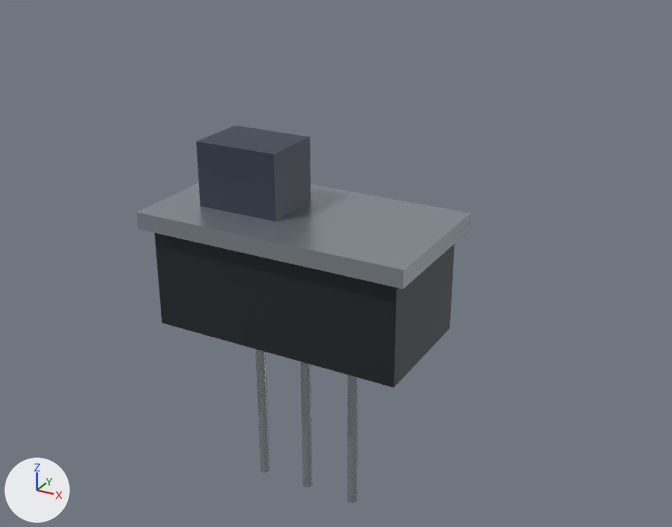
The glTF model assets_db/3d_models/glb/slide-switch-spdt.glb as it was, and as the next commit left it.
The view is the same before and after, from a 50 mm camera at (0.0199, -0.0331, 0.0231) aimed at (0.0011, 0.001, 0.006). Arrows for +X, +Y and +Z are at lower left; the lights stay in place. The older version comes first. Where no turn or scale is listed for an object, it has been applied to the vertices. Vertices at exactly the same position are counted once.

The scene before the commit, as lines of its bpy script (objects in view):
```python
ob_switch_body = bpy.data.objects.new('switch_body', me_mesh_0)
ob_switch_body.location = (0.0, 0.0, 0.0055)
ob_switch_lead_1 = bpy.data.objects.new('switch_lead_1', me_mesh_3)
ob_switch_lead_1.location = (-0.00254, 0.0, -0.0015)
ob_switch_lead_2 = bpy.data.objects.new('switch_lead_2', me_mesh_4)
ob_switch_lead_2.location = (0.0, 0.0, -0.0015)
ob_switch_lead_3 = bpy.data.objects.new('switch_lead_3', me_mesh_5)
ob_switch_lead_3.location = (0.00254, 0.0, -0.0015)
ob_switch_plate = bpy.data.objects.new('switch_plate', me_mesh_1)
ob_switch_plate.location = (0.0, 0.0, 0.0082)
ob_switch_slider = bpy.data.objects.new('switch_slider', me_mesh_2)
ob_switch_slider.location = (-0.0025, 0.0, 0.0101)
```
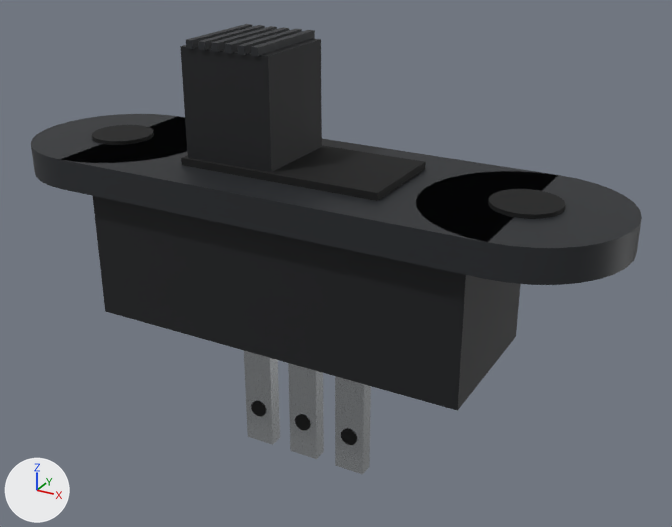
Commit message: fix: refine slide switch model

Changed parts and their boxes [x1, y1, x2, y2] in the pictures (672 x 527 px):
'switch_body', moved, rescaled (42% wider, 38% taller)
    before: [154, 233, 455, 388]
    after: [93, 196, 521, 411]
'switch_top_plate', added (black)
    after: [59, 117, 558, 279]
'switch_slider', recoloured, moved, rescaled
    before: [196, 125, 311, 221]
    after: [180, 39, 322, 172]
'switch_plate', deleted
    before: [136, 183, 471, 289]
'switch_mount_flange_2', added (black)
    after: [417, 171, 642, 285]
'switch_travel_slot', added (black)
    after: [181, 145, 426, 201]
'switch_mount_flange_1', added
    after: [31, 114, 187, 189]
'switch_terminal_3', added
    after: [335, 376, 371, 474]
'switch_terminal_2', added
    after: [288, 363, 324, 459]
'switch_terminal_1', added
    after: [244, 351, 280, 445]
'switch_mount_hole_2', added (black)
    after: [489, 189, 566, 219]
'switch_lead_3', deleted
    before: [347, 375, 358, 503]
'switch_lead_2', deleted
    before: [301, 362, 312, 487]
'switch_lead_1', deleted
    before: [256, 349, 270, 473]
'switch_mount_hole_1', added (black)
    after: [92, 125, 154, 145]
'switch_slider_rib_6', added (black)
    after: [251, 30, 315, 56]
'switch_slider_rib_5', added
    after: [238, 29, 302, 55]
'switch_slider_rib_4', added
    after: [224, 27, 289, 53]
'switch_slider_rib_3', added
    after: [211, 26, 277, 52]
'switch_slider_rib_2', added
    after: [198, 25, 265, 50]
'switch_slider_rib_1', added
    after: [186, 24, 252, 49]
'switch_terminal_hole_3', added
    after: [341, 429, 357, 445]
'switch_terminal_hole_2', added
    after: [295, 415, 310, 431]
'switch_terminal_hole_1', added
    after: [251, 401, 266, 417]

Edits to the bpy script that builds the scene:
```text
Change me_mesh_0:
    remove me_mesh_0.from_pydata(...)  # 8 vertices, 12 faces; spans x -0.006..0.006, y -0.003..0.003, z -0.0025..0.0025
    add me_mesh_0.from_pydata(...)  # 8 vertices, 12 faces; spans x -0.009..0.009, y -0.0035..0.0035, z -0.0031..0.0031
    me_mesh_0 part 1: the whole mesh is scaled about its middle by (1.5, 1.17, 1.24)
Change me_mesh_2:
    remove me_mesh_2.from_pydata(...)  # 8 vertices, 12 faces; spans x -0.002..0.002, y -0.0015..0.0015, z -0.0015..0.0015
    remove me_mesh_2.materials.append(mat_switch_slider)  # dark blue #374151
    add me_mesh_2.from_pydata(...)  # 8 vertices, 12 faces; spans x -0.00215..0.00215, y -0.0021..0.0021, z -0.0026..0.0026
    me_mesh_2 part 2: the whole mesh is scaled about its middle by (1.07, 1.4, 1.73)
    add me_mesh_2.materials.append(mat_switch_black_plastic)  # black #17191c
Change ob_switch_body:
    ob_switch_body.location: (0.0, 0.0, 0.0055) -> (0.0, 0.0, 0.0062)
Remove ob_switch_plate:
    ob_switch_plate = bpy.data.objects.new('switch_plate', me_mesh_1)
Change ob_switch_slider:
    ob_switch_slider.location: (-0.0025, 0.0, 0.0101) -> (-0.0024, 0.0, 0.0132)
Remove ob_switch_lead_1:
    ob_switch_lead_1 = bpy.data.objects.new('switch_lead_1', me_mesh_3)
Remove ob_switch_lead_2:
    ob_switch_lead_2 = bpy.data.objects.new('switch_lead_2', me_mesh_4)
Remove ob_switch_lead_3:
    ob_switch_lead_3 = bpy.data.objects.new('switch_lead_3', me_mesh_5)
Add ob_switch_terminal_hole_3:
    ob_switch_terminal_hole_3 = bpy.data.objects.new('switch_terminal_hole_3', me_mesh_19)  # 44 vertices, 80 faces; spans x -0.00042..0.00042, y -0.00041..0.00041, z -0.00042..0.00042; in mat_switch_recess (black #08090a)
    ob_switch_terminal_hole_3.location = (0.00254, 0.0, -0.0021)
Add ob_switch_terminal_3:
    ob_switch_terminal_3 = bpy.data.objects.new('switch_terminal_3', me_mesh_18)  # a box spanning x -0.00075..0.00075, y -0.00035..0.00035, z -0.004..0.004; in mat_switch_terminal (light grey #c5c9cc)
    ob_switch_terminal_3.location = (0.00254, 0.0, 0.0)
Add ob_switch_terminal_hole_2:
    ob_switch_terminal_hole_2 = bpy.data.objects.new('switch_terminal_hole_2', me_mesh_19.copy())
    ob_switch_terminal_hole_2.location = (0.0, 0.0, -0.0021)
Add ob_switch_terminal_2:
    ob_switch_terminal_2 = bpy.data.objects.new('switch_terminal_2', me_mesh_18.copy())
    ob_switch_terminal_2.location = (0.0, 0.0, 0.0)
Add ob_switch_terminal_hole_1:
    ob_switch_terminal_hole_1 = bpy.data.objects.new('switch_terminal_hole_1', me_mesh_19.copy())
    ob_switch_terminal_hole_1.location = (-0.00254, 0.0, -0.0021)
Add ob_switch_terminal_1:
    ob_switch_terminal_1 = bpy.data.objects.new('switch_terminal_1', me_mesh_18.copy())
    ob_switch_terminal_1.location = (-0.00254, 0.0, 0.0)
Add ob_switch_slider_rib_6:
    ob_switch_slider_rib_6 = bpy.data.objects.new('switch_slider_rib_6', me_mesh_13)  # a box spanning x -0.00016..0.00016, y -0.00222..0.00222, z -0.00018..0.00018; in mat_switch_edge (black #24272b)
    ob_switch_slider_rib_6.location = (-0.0008, 0.0, 0.01595)
Add ob_switch_slider_rib_5:
    ob_switch_slider_rib_5 = bpy.data.objects.new('switch_slider_rib_5', me_mesh_13.copy())
    ob_switch_slider_rib_5.location = (-0.00144, 0.0, 0.01595)
Add ob_switch_slider_rib_4:
    ob_switch_slider_rib_4 = bpy.data.objects.new('switch_slider_rib_4', me_mesh_13.copy())
    ob_switch_slider_rib_4.location = (-0.00208, 0.0, 0.01595)
Add ob_switch_slider_rib_3:
    ob_switch_slider_rib_3 = bpy.data.objects.new('switch_slider_rib_3', me_mesh_13.copy())
    ob_switch_slider_rib_3.location = (-0.00272, 0.0, 0.01595)
Add ob_switch_slider_rib_2:
    ob_switch_slider_rib_2 = bpy.data.objects.new('switch_slider_rib_2', me_mesh_13.copy())
    ob_switch_slider_rib_2.location = (-0.00336, 0.0, 0.01595)
Add ob_switch_slider_rib_1:
    ob_switch_slider_rib_1 = bpy.data.objects.new('switch_slider_rib_1', me_mesh_13.copy())
    ob_switch_slider_rib_1.location = (-0.004, 0.0, 0.01595)
Add ob_switch_travel_slot:
    ob_switch_travel_slot = bpy.data.objects.new('switch_travel_slot', me_mesh_6)  # a box spanning x -0.00475..0.00475, y -0.0023..0.0023, z -0.00018..0.00018; in mat_switch_recess (black #08090a)
    ob_switch_travel_slot.location = (0.0, 0.0, 0.01085)
Add ob_switch_mount_hole_2:
    ob_switch_mount_hole_2 = bpy.data.objects.new('switch_mount_hole_2', me_mesh_5_1)  # 52 vertices, 96 faces; spans x -0.00145..0.00145, y -0.00145..0.00145, z -0.00082..0.00082; in mat_switch_recess (black #08090a)
    ob_switch_mount_hole_2.location = (0.01, 0.0, 0.01005)
Add ob_switch_mount_flange_2:
    ob_switch_mount_flange_2 = bpy.data.objects.new('switch_mount_flange_2', me_mesh_4_1)  # 68 vertices, 128 faces; spans x -0.00425..0.00425, y -0.00425..0.00425, z -0.0007..0.0007; in mat_switch_edge (black #24272b)
    ob_switch_mount_flange_2.location = (0.01, 0.0, 0.01)
Add ob_switch_mount_hole_1:
    ob_switch_mount_hole_1 = bpy.data.objects.new('switch_mount_hole_1', me_mesh_5_1.copy())
    ob_switch_mount_hole_1.location = (-0.01, 0.0, 0.01005)
Add ob_switch_mount_flange_1:
    ob_switch_mount_flange_1 = bpy.data.objects.new('switch_mount_flange_1', me_mesh_4_1.copy())
    ob_switch_mount_flange_1.location = (-0.01, 0.0, 0.01)
Add ob_switch_top_plate:
    ob_switch_top_plate = bpy.data.objects.new('switch_top_plate', me_mesh_1_1)  # a box spanning x -0.01..0.01, y -0.0043..0.0043, z -0.0007..0.0007; in mat_switch_edge (black #24272b)
    ob_switch_top_plate.location = (0.0, 0.0, 0.01)
```
